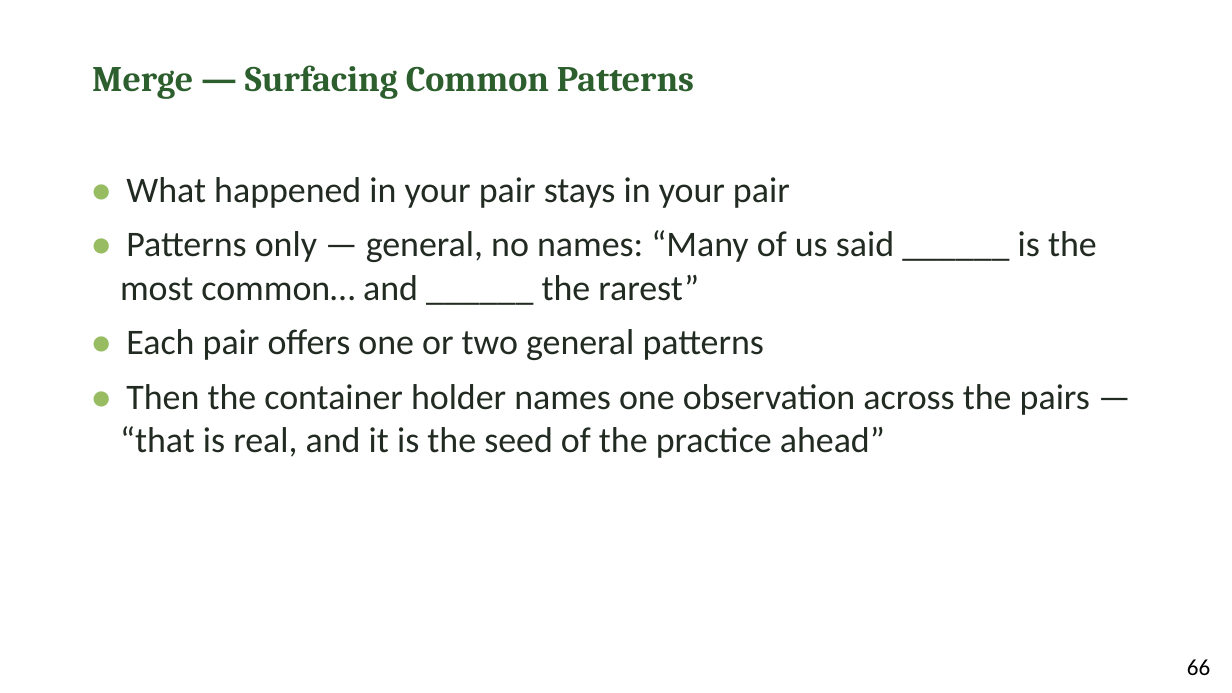
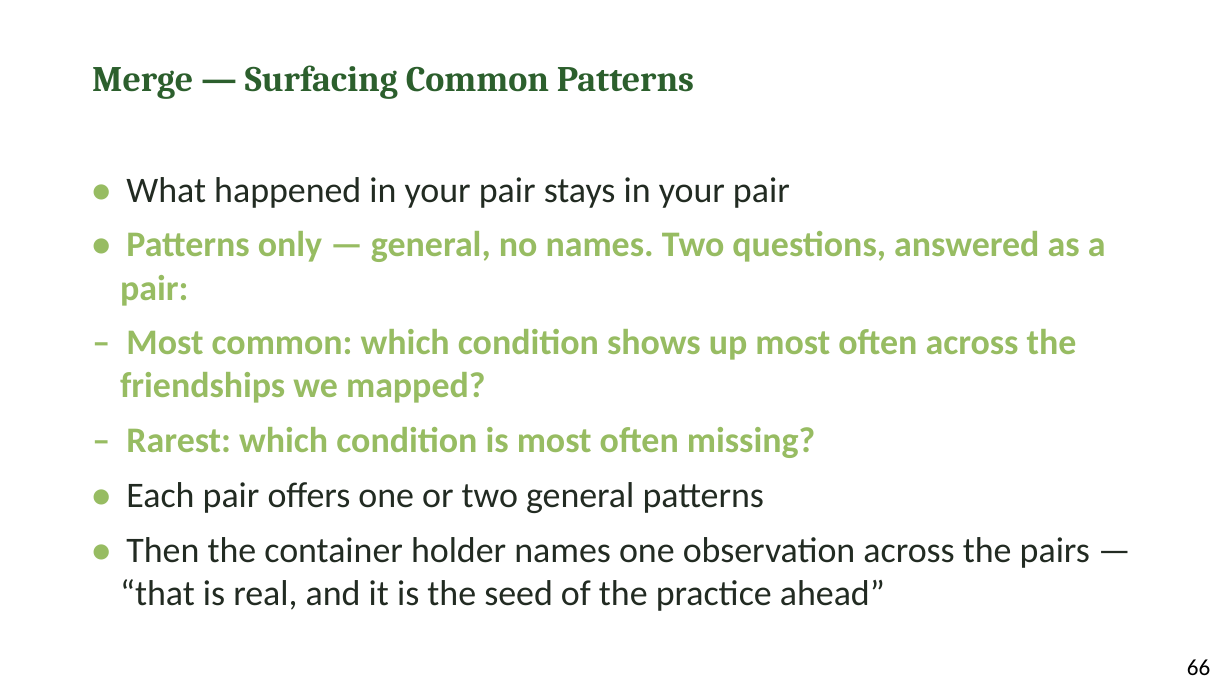
Before and after one commit to jgtittle-ministries/fellowship-of-the-heart-pilot-at-cca-dev, a slide deck: slide 10 of _implementation-notes/evening-series/FotH Evening Session 5 Slides DRAFT v1.pptx (slide 9 before the commit). Drawn at 1232x693 pixels with LibreOffice and Linux fonts; fonts in the diff are those of the drawing. Boxes give left, top, right and bottom in pixels: in the first picture for what was removed or moved away, otherwise in the second. Text is boxed around its words. In the diff, an @@ line names an element or a change of style, - is before the commit and + after.

```diff
--- a/_implementation-notes/evening-series/FotH Evening Session 5 Slides DRAFT v1.pptx
+++ b/_implementation-notes/evening-series/FotH Evening Session 5 Slides DRAFT v1.pptx
@@ text at (120,231,1106,458): text changed; text colour #222B22 to #97BC62; bold on @@
-• Patterns only — general, no names: “Many of us said ______ is the most common… and ______ the rarest”
+• Patterns only — general, no names. Two questions, answered as a pair:
+– Most common: which condition shows up most often across the friendships we mapped?
+– Rarest: which condition is most often missing?
```
Also in this commit, not shown: 3 other slides changed, 1 slide added, 6 other files.
